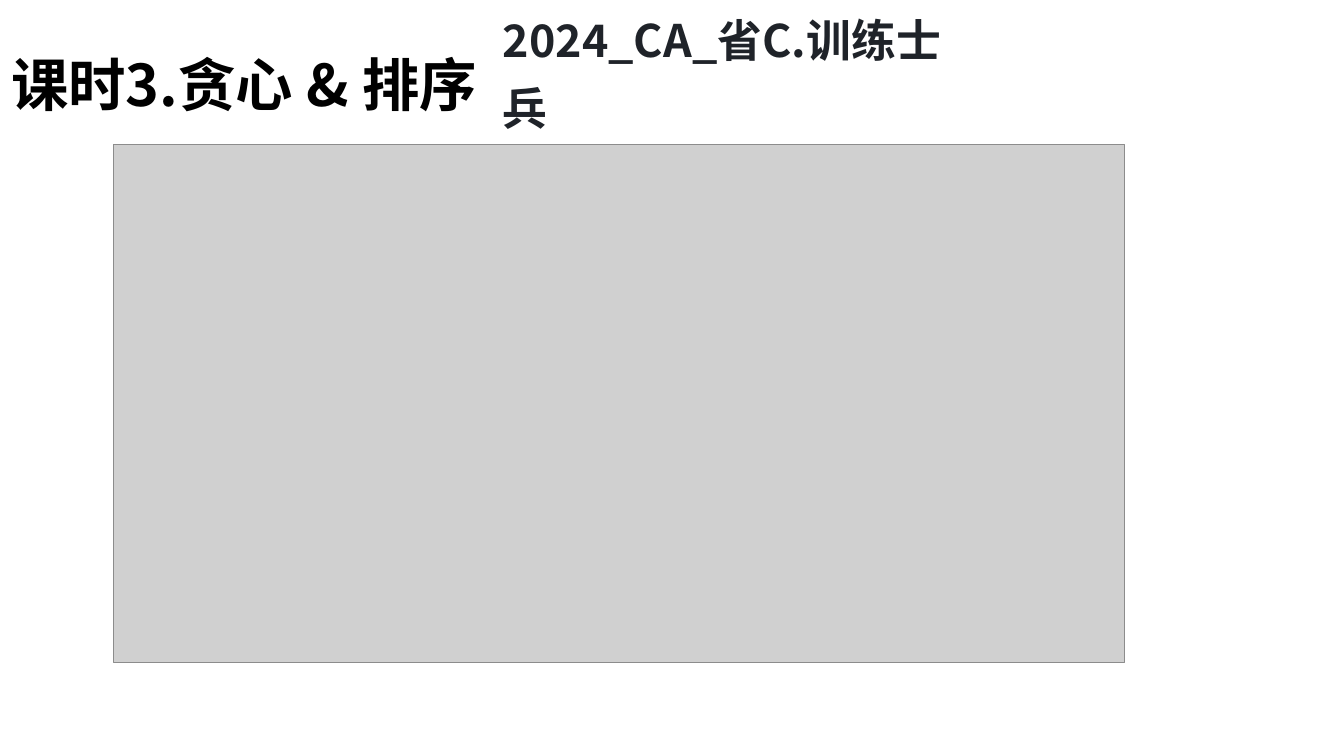
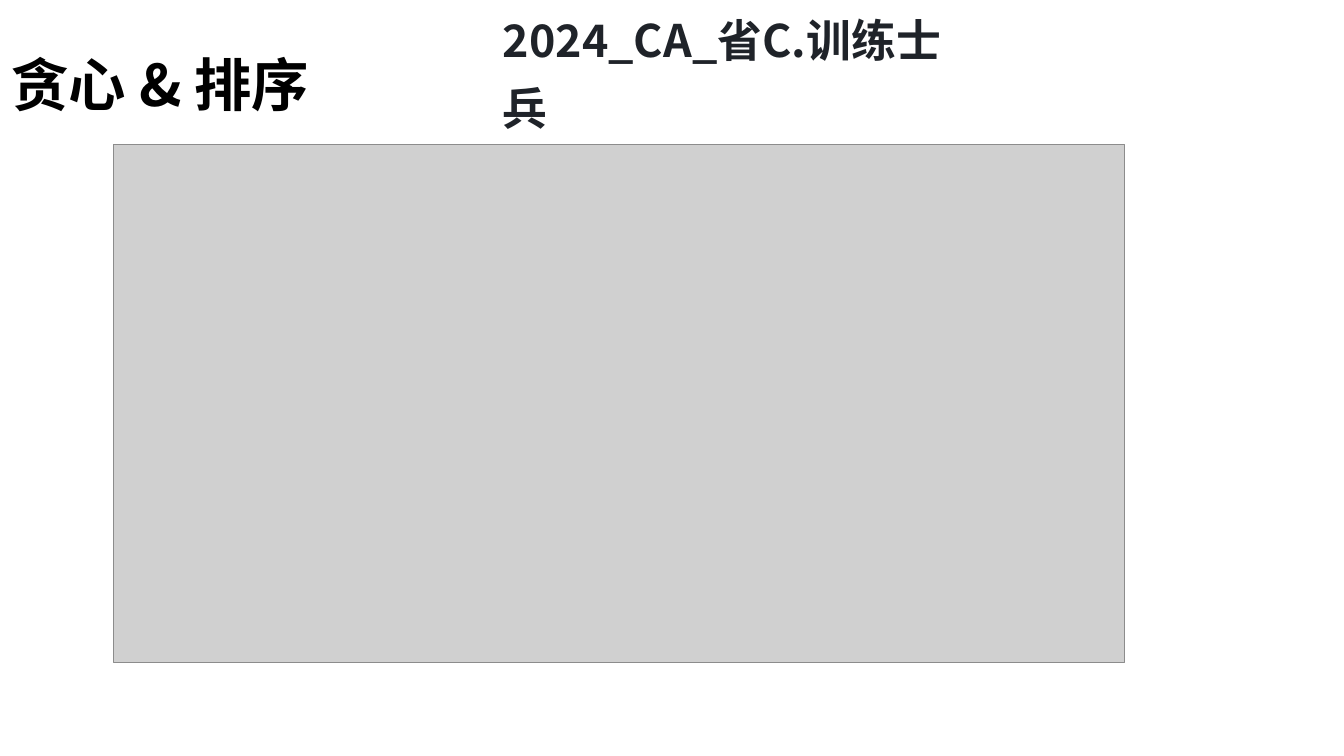
Before and after one commit to TsingPig/CodeRepo, a slide deck: slide 4 of Algorithm/_____保研岛____Python蓝桥杯/蓝桥杯Python冲刺课_课时3 贪心 & 排序/Python 课时3.pptx. Drawn at 1344x756 pixels with LibreOffice and Linux fonts; fonts in the diff are those of the drawing; grey boxes stand for pictures. Boxes give left, top, right and bottom in pixels: in the first picture for what was removed or moved away, otherwise in the second. Text is boxed around its words. In the diff, an @@ line names an element or a change of style, - is before the commit and + after.

Commit message:
add: 课时5

```diff
--- a/Algorithm/_____保研岛____Python蓝桥杯/蓝桥杯Python冲刺课_课时3 贪心 & 排序/Python 课时3.pptx
+++ b/Algorithm/_____保研岛____Python蓝桥杯/蓝桥杯Python冲刺课_课时3 贪心 & 排序/Python 课时3.pptx
@@ text at <box>11,57,310,111</box>: text changed @@
-课时3.贪心 & 排序
+贪心 & 排序
```
Also in this commit, not shown: 16 other slides changed, 1 slide added, 1 slide removed, 12 other files.
